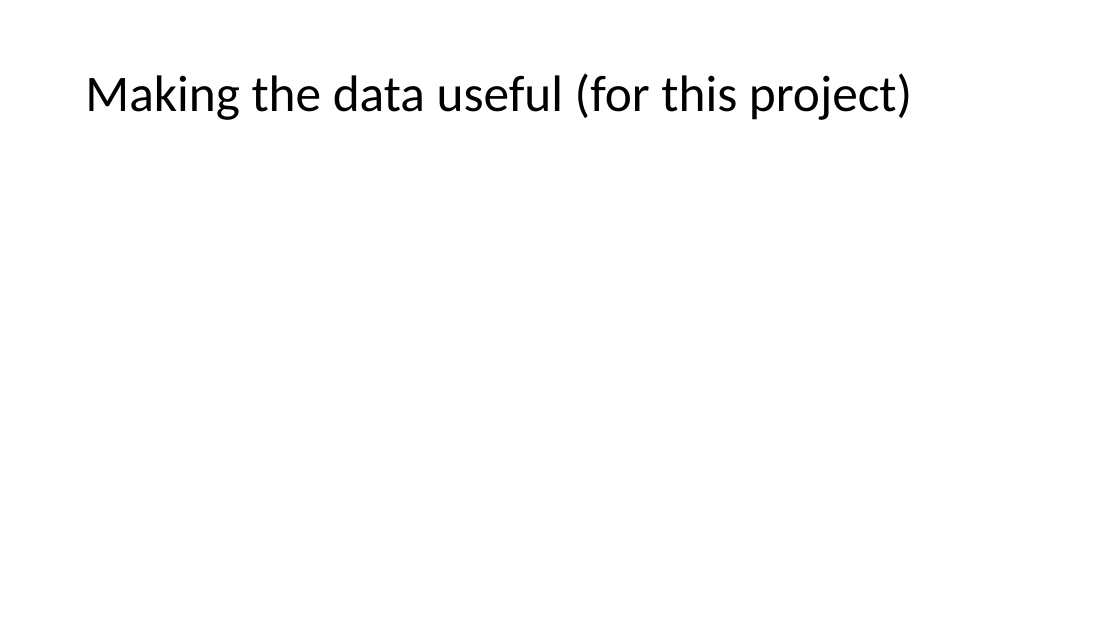
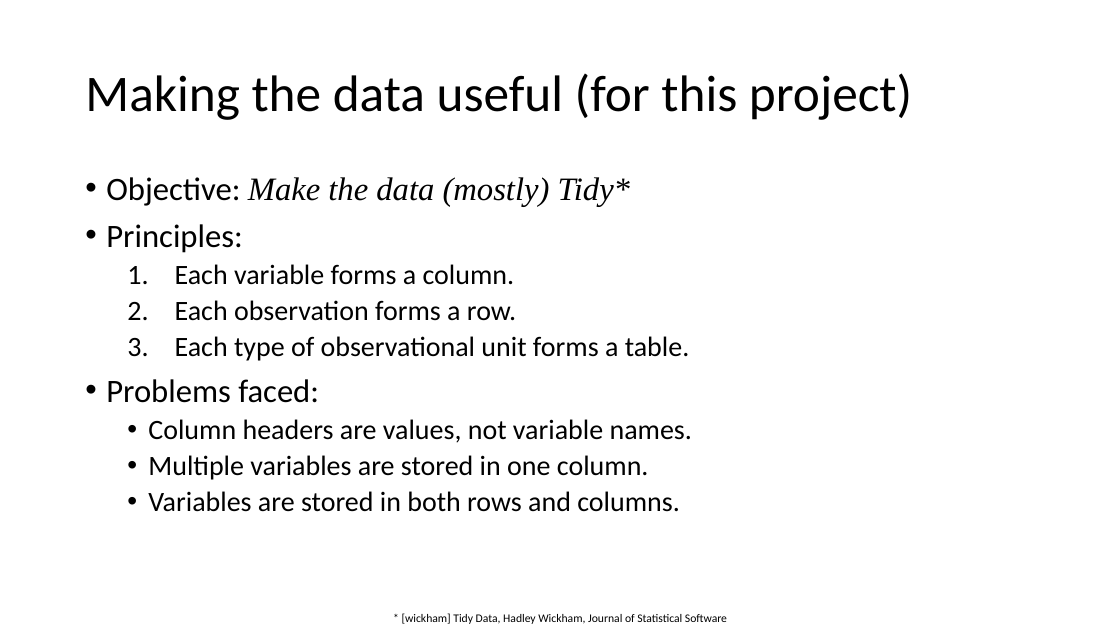
Before and after one commit to muftring/iu-datavis, a slide deck: slide 8 of project/mid-term-presentation.pptx. Drawn at 1120x630 pixels with LibreOffice and Linux fonts; fonts in the diff are those of the drawing. Boxes give left, top, right and bottom in pixels: in the first picture for what was removed or moved away, otherwise in the second. Text is boxed around its words. In the diff, an @@ line names an element or a change of style, - is before the commit and + after.

Commit message:
Mid-term presentation: BLS data format examples

```diff
--- a/project/mid-term-presentation.pptx
+++ b/project/mid-term-presentation.pptx
@@ text added at bbox=[106, 177, 692, 512], 24 pt, text #000000 @@
+• Objective: Make the data (mostly) Tidy*
+• Principles:
+  1. Each variable forms a column.
+  2. Each observation forms a row.
+  3. Each type of observational unit forms a table.
+• Problems faced:
+  • Column headers are values, not variable names.
+  • Multiple variables are stored in one column.
+  • Variables are stored in both rows and columns.
@@ text added at bbox=[402, 613, 727, 624], 10 pt, text #000000 @@
+* [wickham] Tidy Data, Hadley Wickham, Journal of Statistical Software
```
Also in this commit, not shown: 4 other slides changed, 3 slides added, 3 slides removed, 2 other files.
